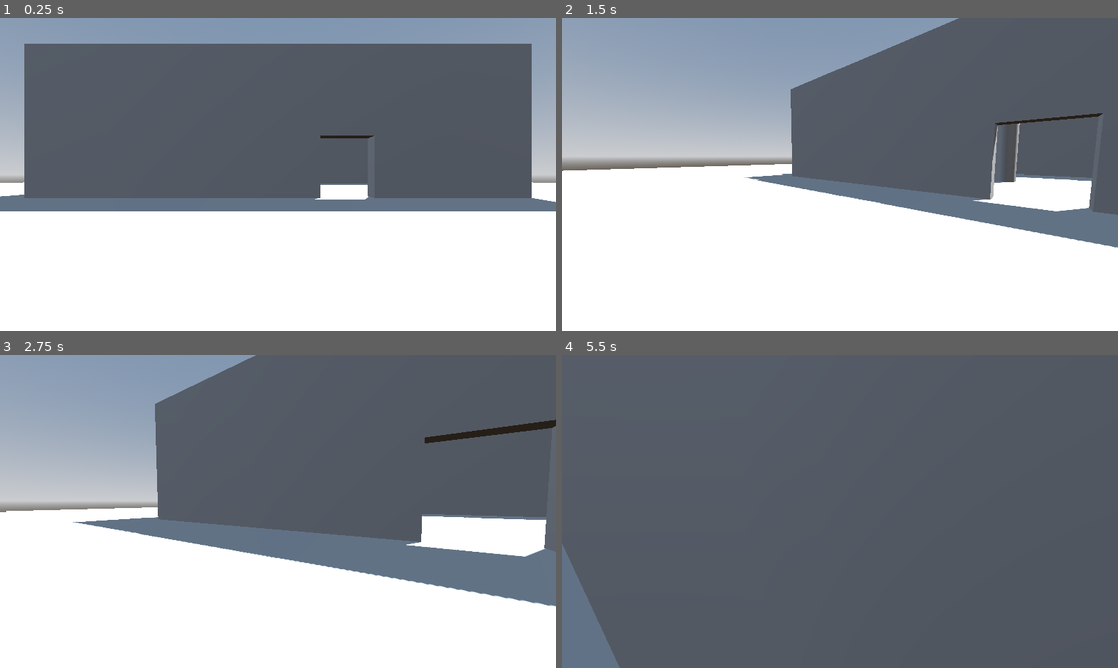
Above: before the commit, frames 1-4 (two rows, left to right).
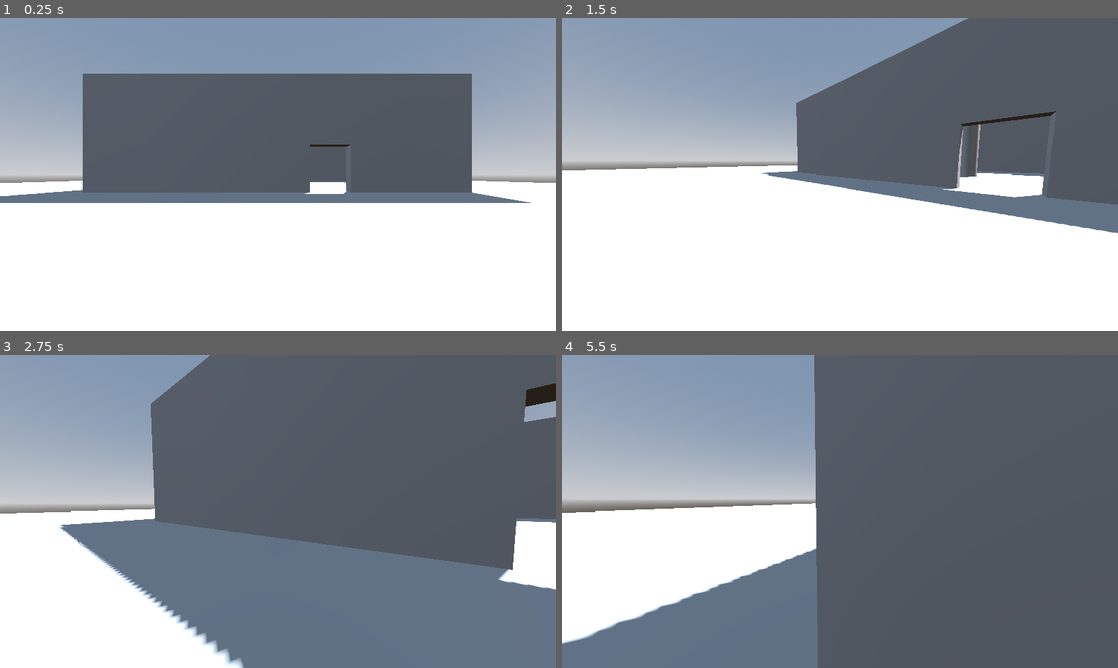
Above: after the commit, the same moments.

Repository: nikkehtine/survivors
Game: Godot game, scene res://levels/testbed.tscn
Same seed, same stepped clock (60 frames per second), same inputs: the game is played once before the commit and once after it.
Inputs (mouse positions are in pixels of both pictures, inside the frame that each line leads up to):
- Up to frame 1 (0.25 s): no input
- Up to frame 2 (1.5 s): tap Enter at 0.5 s; move the mouse to (962, 158) at 0.52 s; hold D (move_right) 0.53-1.28 s; hold Ctrl (crouch) 0.53-1.28 s; click (962, 158) at 0.67 s; tap Space (jump) at 0.77, 1.07 s; tap Shift (sprint) at 0.8, 1.35 s; move the mouse to (812, 174) at 1.27 s; hold W (move_forward) from 1.28 s (still down)
- Up to frame 3 (2.75 s): keep holding W (move_forward); tap Space (jump) at 1.52, 1.55, 1.82 s; move the mouse to (289, 505) at 2.02 s; hold Space (jump) from 2.03 s (still down); tap Ctrl (crouch) at 2.3 s
- Up to frame 4 (5.5 s): keep holding W (move_forward); move the mouse to (834, 517) at 2.77 s; release Space (jump) at 2.78 s; tap Ctrl (crouch) at 2.85, 4.35 s; click (834, 517) at 2.92 s; tap Space (jump) at 3.02, 3.32, 3.77, 3.8, 4.07, 4.52, 4.82 s; tap Shift (sprint) at 3.05 s; move the mouse to (878, 514) at 3.52 s; hold Shift (sprint) 3.53-4.28 s; move the mouse to (795, 508) at 4.27 s; move the mouse to (845, 511) at 5.02 s; hold Shift (sprint) from 5.03 s (still down); click (845, 511) at 5.17 s

The runs differ from the first frame. In frame 1, 22% of the frame differs, in the area x 0-100%, y 8-62%; in frame 2, 7.8%; in frame 3, 30%; in frame 4, 45%, in the area x 0-46%, y 0-100%.

Commit message:
Update first-person controller

Diff:
--- a/actors/player.gd
+++ b/actors/player.gd
@@ -1,20 +1,41 @@
 extends CharacterBody3D
 
-const SPEED = 5.0
-const SPRINT_MULTIIPLIER = 2
-const JUMP_VELOCITY = 4.5
+@export var look_sensitivity := 0.0025
+@export var headbob_move_amount := 0.06
+@export var headbob_frequency := 2.4
 
-@export var look_sensitivity: float = 0.0025
-@export var freefly: bool = false
+@export_group("Movement Speed")
+@export var speed := 7.0
+@export var jump_velocity := 4.5
+@export var sprint_speed := 8.5
+@export var ground_acceleration := 14.0
+@export var ground_deceleration := 10.0
+@export var ground_friction := 6.0
 
-var direction: Vector3
-var dev_console: bool = false
+@export_group("Air Movement")
+@export var air_cap := 0.85
+@export var air_acceleration := 800.0
+@export var air_move_speed := 500.0
+
+@export_group("Freefly Movement")
+@export var freefly_speed: float = 10.0
+@export var freefly_sprint_speed: float = 15.0
+
+## Translated direction in which the player wants to move
+var direction := Vector3.ZERO
+## Used in normal gameplay to disallow sprinting sideways/backwards
+var is_sprinting := false
+var dev_console := false
+var freefly := false
+var headbob_time := 0.0
+
 
 func _ready():
 	# Set all cosmetics to not be visible in first-person camera
 	for child in %WorldModel.find_children("*", "VisualInstance3D"):
 		child.set_layer_mask_value(1, false)
 		child.set_layer_mask_value(2, true)
+
 
 func _unhandled_input(event: InputEvent) -> void:
 	if Input.is_mouse_button_pressed(MOUSE_BUTTON_LEFT):
@@ -32,47 +53,93 @@
 			%Camera3D.rotate_x(-event.relative.y * look_sensitivity)
 			%Camera3D.rotation.x = clamp(%Camera3D.rotation.x, deg_to_rad(-90), deg_to_rad(90))
 
+
+func headbob_effect(delta):
+	headbob_time += delta * velocity.length()
+	%Camera3D.transform.origin = Vector3(
+		cos(headbob_time * headbob_frequency * 0.5) * headbob_move_amount,
+		sin(headbob_time * headbob_frequency) * headbob_move_amount,
+		0
+	)
+
+
 func _process(delta: float) -> void:
 	pass
+
 
 func handle_air_physics(delta: float) -> void:
 	velocity += get_gravity() * delta
 
+	# Quake/Source style air movement
+	var current_speed_in_direction = velocity.dot(direction)
+	var capped_speed = min((air_move_speed * direction).length(), speed * air_cap)
+	var add_speed_til_cap = capped_speed - current_speed_in_direction
+	if add_speed_til_cap > 0:
+		var accel_speed := air_acceleration * air_move_speed * delta
+		accel_speed = min(accel_speed, add_speed_til_cap)
+		velocity += (accel_speed * direction).normalized()
+
+
 func handle_ground_physics(delta: float) -> void:
-	if direction:
-		velocity.x = direction.x * SPEED
-		velocity.z = direction.z * SPEED
+	var current_speed := 0.0
+	if is_sprinting:
+		current_speed = sprint_speed
 	else:
-		velocity.x = move_toward(velocity.x, 0, SPEED)
-		velocity.z = move_toward(velocity.z, 0, SPEED)
+		current_speed = speed
 
-func handle_freefly(delta: float) -> void:
-	var speed_multiplier = 1
+	var current_speed_in_direction = velocity.dot(direction)
+	var add_speed_til_cap = current_speed - current_speed_in_direction
+	if add_speed_til_cap:
+		var accel_speed = ground_acceleration * current_speed * delta
+		accel_speed = min(accel_speed, add_speed_til_cap)
+		velocity += accel_speed * direction
+
+	var control = max(velocity.length(), ground_deceleration)
+	var drop = control * ground_friction * delta
+	var new_speed = max(velocity.length() - drop, 0.0)
+	if velocity.length() > 0:
+		new_speed /= velocity.length()
+	velocity *= new_speed
+
+	#if direction:
+		#velocity.x = direction.x * current_speed
+		#velocity.z = direction.z * current_speed
+	#else:
+		#velocity.x = move_toward(velocity.x, 0, current_speed)
+		#velocity.z = move_toward(velocity.z, 0, current_speed)
+
+
+	if Input.is_action_just_pressed("jump"):
+		velocity.y = jump_velocity
+
+	headbob_effect(delta)
+
+
+func handle_freefly() -> void:
+	var current_speed = freefly_speed
 	var vertical_velocity = 0
 
 	if Input.is_action_pressed("sprint"):
-		speed_multiplier = SPRINT_MULTIIPLIER
+		current_speed = freefly_sprint_speed
 	if Input.is_action_pressed("jump"):
-		vertical_velocity += JUMP_VELOCITY
+		vertical_velocity += jump_velocity
 	if Input.is_action_pressed("crouch"):
-		vertical_velocity -= JUMP_VELOCITY
+		vertical_velocity -= jump_velocity
 
-	velocity = direction * SPEED * speed_multiplier
+	velocity = direction * current_speed
 	velocity.y = vertical_velocity
 
 
 func _physics_process(delta: float) -> void:
 	var input_dir = Input.get_vector("move_left", "move_right", "move_forward", "move_backward")
-	direction = (transform.basis * Vector3(input_dir.x, 0, input_dir.y)).normalized()
+	direction = (global_transform.basis * Vector3(input_dir.x, 0, input_dir.y)).normalized()
+	is_sprinting = Input.is_action_pressed("sprint") and input_dir.y < 0
 
 	if freefly:
-		handle_freefly(delta)
+		handle_freefly()
 	elif is_on_floor():
 		handle_ground_physics(delta)
 	else:
 		handle_air_physics(delta)
 
-	if Input.is_action_just_pressed("jump") and is_on_floor():
-		velocity.y = JUMP_VELOCITY
-
 	move_and_slide()
--- a/actors/player.tscn
+++ b/actors/player.tscn
@@ -28,3 +28,4 @@
 [node name="Camera3D" type="Camera3D" parent="Head" unique_id=201915185]
 unique_name_in_owner = true
 cull_mask = 1048573
+fov = 90.0
--- a/levels/testbed.tscn
+++ b/levels/testbed.tscn
@@ -24,7 +24,7 @@
 shadow_enabled = true
 
 [node name="Player" parent="." unique_id=1317840680 instance=ExtResource("1_ckgkk")]
-transform = Transform3D(1, 0, 0, 0, 1, 0, 0, 0, 1, 0, 0.25, 25)
+transform = Transform3D(1, 0, 0, 0, 1, 0, 0, 0, 1, 0, 0.5, 25)
 
 [node name="LevelGeometry" type="CSGCombiner3D" parent="." unique_id=1768049870]
 use_collision = true
--- a/project.godot
+++ b/project.godot
@@ -65,6 +65,7 @@
 [physics]
 
 3d/physics_engine="Jolt Physics"
+3d/default_gravity=12.0
 
 [rendering]
 
